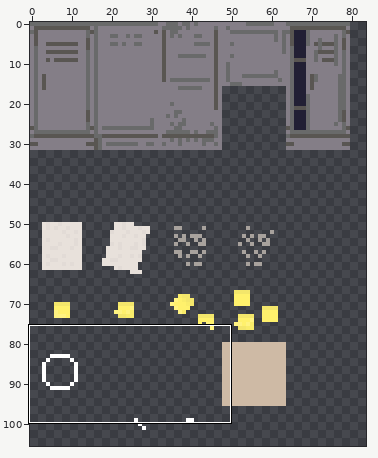
Two versions of one pixel-art file, repo_assets/tg_node_misc.aseprite. Above, an overview of the earlier version with the close-up marked.
Close-up. The starting point:
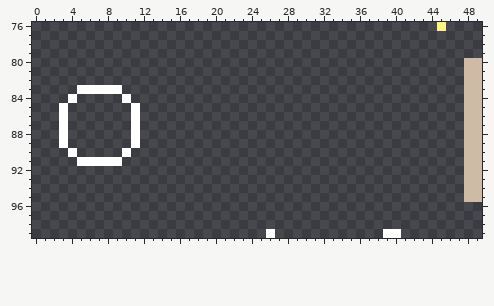
256x256 pixels, 1 frame. Shown: x 0..49, y 76..99. The wide view leaves out empty margins.
New version:
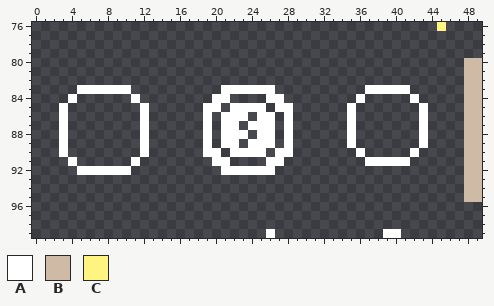
Palette (. is transparent): A #ffffff  B #cebaa5  C #fff381
The edit:
Layer "hover":
y 83: x 10 . -> A; x 21..26 ...... -> AAAAAA; x 37..41 ..... -> AAAAA
y 84: x 10..11 A. -> .A; x 20..21 .. -> AA; x 26..27 .. -> AA; x 36 . -> A; x 42 . -> A
y 85: x 11..12 A. -> .A; x 19..20 .. -> AA; x 22..25 .... -> AAAA; x 27..28 .. -> AA; x 35 . -> A; x 43 . -> A
y 86: x 11..12 A. -> .A; x 19 . -> A; x 21..23 ... -> AAA; x 25..26 .. -> AA; x 28 . -> A; x 35 . -> A; x 43 . -> A
y 87: x 11..12 A. -> .A; x 19 . -> A; x 21..22 .. -> AA; x 24..26 ... -> AAA; x 28 . -> A; x 35 . -> A; x 43 . -> A
y 88: x 11..12 A. -> .A; x 19 . -> A; x 21..23 ... -> AAA; x 25..26 .. -> AA; x 28 . -> A; x 35 . -> A; x 43 . -> A
y 89: x 11..12 A. -> .A; x 19 . -> A; x 21..22 .. -> AA; x 24..26 ... -> AAA; x 28 . -> A; x 35 . -> A; x 43 . -> A
y 90: x 3..4 .A -> A.; x 10 A -> .; x 12 . -> A; x 19..20 .. -> AA; x 22..25 .... -> AAAA; x 27..28 .. -> AA; x 36 . -> A; x 42 . -> A
y 91: x 4..9 .AAAAA -> A.....; x 11 . -> A; x 20..21 .. -> AA; x 26..27 .. -> AA; x 37..41 ..... -> AAAAA
y 92: x 5..10 ...... -> AAAAAA; x 21..26 ...... -> AAAAAA
